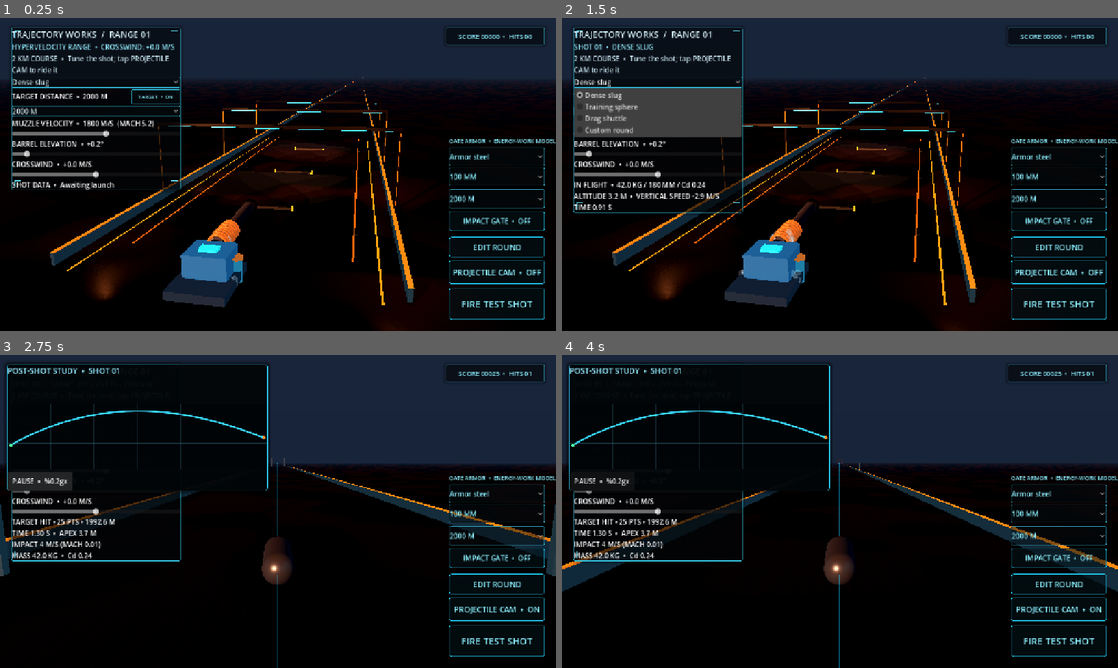
Above: before the commit, frames 1-4 (two rows, left to right).
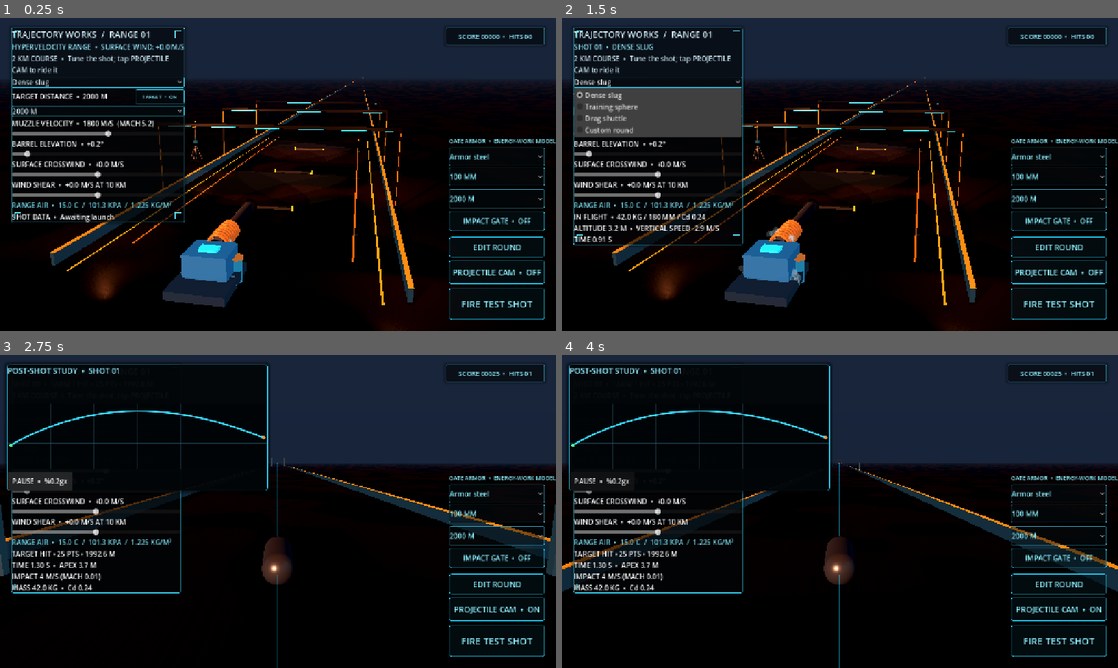
Above: after the commit, the same moments.

Repository: tpylman90-ctrl/Trajectory-Works
Game: Godot game, scene res://scenes/range.tscn
Two runs of this game, one before a commit and one after it. Both use one fixed random seed, a clock stepped at 60 frames per second and the inputs below.
Inputs:
- Up to frame 1 (0.25 s): no input
- Up to frame 2 (1.5 s): click "FIRE TEST SHOT" at 0.5 s; click "Dense slug" at 1.25 s
- Up to frame 3 (2.75 s): click "REPLAY • 0.25×" at 2 s
- Up to frame 4 (4 s): click "TARGET • ON" at 2.75 s; click "2000 M" at 3.5 s

The runs differ from the first frame. In frame 1, 2.5% of the frame differs, in the area x 2-43%, y 2-87%; in frame 2, 2.8%, in the area x 2-43%, y 32-86%; in frame 3, 2.4%; in frame 4, 2.6%.
Error before the commit: unsupported format character in operator '%'. (res://scripts/range.gd:788)
Error after the commit: unsupported format character in operator '%'. (res://scripts/range.gd:875)

Commit message:
Add wind shear and cannon firing response

Diff:
--- a/scripts/range.gd
+++ b/scripts/range.gd
@@ -69,6 +69,9 @@
 var speed_slider: HSlider
 var elevation_slider: HSlider
 var wind_slider: HSlider
+var wind_shear_slider: HSlider
+var wind_shear_value_label: Label
+var environment_readout_label: Label
 var target_distance_picker: OptionButton
 var target_distance_label: Label
 var target_toggle_button: Button
@@ -103,6 +106,10 @@
 var active_shots: Dictionary = {}
 var barrel_pivot: Node3D
 var barrel_pivot_base_rotation := Vector3.ZERO
+var barrel_pivot_home_position := Vector3.ZERO
+var cannon_muzzle_particles: GPUParticles3D
+var cannon_muzzle_light: OmniLight3D
+var cannon_recoil_tween: Tween
 var ground_visual: MeshInstance3D
 var ground_mesh: PlaneMesh
 var ground_render_size := 100000.0
@@ -202,6 +209,7 @@
 	_add_ambient_steam()
 	_build_range()
 	_build_range_details()
+	_build_weather_station()
 	_build_range_assets()
 	current_projectile = PROJECTILE_TYPES[0].duplicate(true)
 	_load_saved_round()
@@ -340,6 +348,7 @@
 			barrel_pivot = imported.find_child("ElevationPivot", true, false) as Node3D
 			if is_instance_valid(barrel_pivot):
 				barrel_pivot_base_rotation = barrel_pivot.rotation
+				barrel_pivot_home_position = barrel_pivot.position
 				barrel_pivot.set_meta("muzzle_offset", -7.24)
 			var mesh_points: Array[Vector3] = []
 			_collect_mesh_points(imported, Transform3D.IDENTITY, mesh_points)
@@ -354,6 +363,7 @@
 				var looks_like_cannon := bounds.size.x > 1.5 and bounds.size.x < 4.0 and bounds.size.y > 0.9 and bounds.size.y < 3.2 and bounds.size.z > 6.0 and bounds.size.z < 10.0 and bounds.position.z < -5.5
 				if looks_like_cannon:
 					print("Using Blender cannon; imported bounds: ", bounds)
+					_build_cannon_fire_effect()
 					return
 			push_warning("Blender cannon orientation/scale is invalid; using the built-in cannon model. Imported bounds: %s" % str(_bounds_from_points(mesh_points)))
 			imported.queue_free()
@@ -370,6 +380,7 @@
 	barrel_pivot = Node3D.new()
 	barrel_pivot.name = "ElevationPivot"
 	barrel_pivot.position = Vector3(0.0, 1.47, 0.18)
+	barrel_pivot_home_position = barrel_pivot.position
 	barrel_pivot.set_meta("muzzle_offset", -7.16)
 	barrel_pivot_base_rotation = Vector3.ZERO
 	cannon.add_child(barrel_pivot)
@@ -388,6 +399,82 @@
 		_add_pipe(cannon, Vector3(side * 1.12, 0.45, -0.15), Vector3(side * 0.92, 0.78, -1.35), 0.075, Color(0.78, 0.39, 0.17))
 	_add_box(cannon, Vector3(0.0, 1.70, 0.12), Vector3(0.90, 0.16, 0.62), Color(0.12, 0.82, 0.95), 0.08, 0.24)
 	_add_box(cannon, Vector3(0.0, 0.30, -2.1), Vector3(1.15, 0.42, 1.0), Color(0.16, 0.21, 0.24), 0.14, 0.68)
+	_build_cannon_fire_effect()
+
+
+func _build_cannon_fire_effect() -> void:
+	if not is_instance_valid(barrel_pivot):
+		return
+	var muzzle_offset := float(barrel_pivot.get_meta("muzzle_offset", -7.16))
+	cannon_muzzle_particles = GPUParticles3D.new()
+	cannon_muzzle_particles.name = "Compressed gas muzzle plume"
+	cannon_muzzle_particles.position = Vector3(0.0, 0.0, muzzle_offset - 0.08)
+	cannon_muzzle_particles.amount = 56
+	cannon_muzzle_particles.lifetime = 0.42
+	cannon_muzzle_particles.one_shot = true
+	cannon_muzzle_particles.explosiveness = 0.96
+	cannon_muzzle_particles.randomness = 0.32
+	cannon_muzzle_particles.emitting = false
+	cannon_muzzle_particles.local_coords = false
+	cannon_muzzle_particles.visibility_aabb = AABB(Vector3(-16.0, -8.0, muzzle_offset - 22.0), Vector3(32.0, 16.0, 24.0))
+	var gas := ParticleProcessMaterial.new()
+	gas.direction = Vector3(0.0, 0.0, -1.0)
+	gas.spread = 20.0
+	gas.initial_velocity_min = 14.0
+	gas.initial_velocity_max = 34.0
+	gas.gravity = Vector3(0.0, -2.2, 0.0)
+	gas.damping_min = 7.0
+	gas.damping_max = 14.0
+	gas.scale_min = 0.07
+	gas.scale_max = 0.26
+	gas.emission_shape = ParticleProcessMaterial.EMISSION_SHAPE_SPHERE
+	gas.emission_sphere_radius = 0.18
+	var plume_fade := Gradient.new()
+	plume_fade.offsets = PackedFloat32Array([0.0, 0.14, 0.55, 1.0])
+	plume_fade.colors = PackedColorArray([Color(1.0, 0.66, 0.32, 0.80), Color(0.82, 0.87, 0.88, 0.44), Color(0.49, 0.60, 0.67, 0.16), Color(0.36, 0.45, 0.52, 0.0)])
+	var plume_ramp := GradientTexture1D.new()
+	plume_ramp.gradient = plume_fade
+	gas.color_ramp = plume_ramp
+	cannon_muzzle_particles.process_material = gas
+	var gas_puff := SphereMesh.new()
+	gas_puff.radius = 0.22
+	gas_puff.height = 0.44
+	gas_puff.radial_segments = 8
+	gas_puff.rings = 4
+	var gas_material := StandardMaterial3D.new()
+	gas_material.albedo_color = Color.WHITE
+	gas_material.vertex_color_use_as_albedo = true
+	gas_material.transparency = BaseMaterial3D.TRANSPARENCY_ALPHA
+	gas_material.shading_mode = BaseMaterial3D.SHADING_MODE_UNSHADED
+	gas_material.billboard_mode = BaseMaterial3D.BILLBOARD_ENABLED
+	gas_material.roughness = 1.0
+	gas_puff.material = gas_material
+	cannon_muzzle_particles.draw_pass_1 = gas_puff
+	barrel_pivot.add_child(cannon_muzzle_particles)
+	cannon_muzzle_light = OmniLight3D.new()
+	cannon_muzzle_light.name = "Muzzle flash light"
+	cannon_muzzle_light.position = cannon_muzzle_particles.position
+	cannon_muzzle_light.light_color = Color(1.0, 0.52, 0.22)
+	cannon_muzzle_light.light_energy = 0.0
+	cannon_muzzle_light.omni_range = 18.0
+	cannon_muzzle_light.shadow_enabled = false
+	barrel_pivot.add_child(cannon_muzzle_light)
+
+
+func _play_cannon_fire_effect() -> void:
+	if is_instance_valid(cannon_recoil_tween):
+		cannon_recoil_tween.kill()
+	if is_instance_valid(barrel_pivot):
+		cannon_recoil_tween = create_tween()
+		cannon_recoil_tween.tween_property(barrel_pivot, "position", barrel_pivot_home_position + Vector3(0.0, 0.0, 0.34), 0.055).set_trans(Tween.TRANS_QUAD).set_ease(Tween.EASE_OUT)
+		cannon_recoil_tween.tween_property(barrel_pivot, "position", barrel_pivot_home_position, 0.46).set_trans(Tween.TRANS_SPRING).set_ease(Tween.EASE_OUT)
+	if is_instance_valid(cannon_muzzle_particles):
+		cannon_muzzle_particles.restart()
+		cannon_muzzle_particles.emitting = true
+	if is_instance_valid(cannon_muzzle_light):
+		cannon_muzzle_light.light_energy = 7.5
+		var flash_fade := create_tween()
+		flash_fade.tween_property(cannon_muzzle_light, "light_energy", 0.0, 0.14).set_trans(Tween.TRANS_EXPO).set_ease(Tween.EASE_OUT)
 
 
 func _collect_mesh_points(node: Node3D, parent_transform: Transform3D, points: Array[Vector3]) -> void:
@@ -1213,6 +1300,20 @@
 	wind_slider.value = 0.0
 	wind_slider.value_changed.connect(_on_wind_changed)
 	stack.add_child(wind_slider)
+	wind_shear_value_label = Label.new()
+	stack.add_child(wind_shear_value_label)
+	wind_shear_slider = HSlider.new()
+	wind_shear_slider.min_value = -10.0
+	wind_shear_slider.max_value = 10.0
+	wind_shear_slider.step = 0.25
+	wind_shear_slider.value = 0.0
+	wind_shear_slider.value_changed.connect(_on_wind_shear_changed)
+	stack.add_child(wind_shear_slider)
+	_on_wind_shear_changed(wind_shear_slider.value)
+	environment_readout_label = Label.new()
+	environment_readout_label.add_theme_color_override("font_color", Color(0.45, 0.82, 0.88))
+	stack.add_child(environment_readout_label)
+	_update_environment_readout()
 	analysis_label = Label.new()
 	analysis_label.text = "SHOT DATA  •  Awaiting launch"
 	analysis_label.autowrap_mode = TextServer.AUTOWRAP_WORD_SMART
@@ -2384,9 +2485,49 @@
 
 func _on_wind_changed(value: float) -> void:
 	if is_instance_valid(wind_value_label):
-		wind_value_label.text = "CROSSWIND  •  %+0.1f M/S" % value
+		wind_value_label.text = "SURFACE CROSSWIND  •  %+0.1f M/S" % value
 	if is_instance_valid(status_label):
-		status_label.text = "HYPERVELOCITY RANGE  •  CROSSWIND: %+0.1f M/S" % value
+		status_label.text = "HYPERVELOCITY RANGE  •  SURFACE WIND: %+0.1f M/S" % value
+
+
+func _on_wind_shear_changed(value: float) -> void:
+	if is_instance_valid(wind_shear_value_label):
+		wind_shear_value_label.text = "WIND SHEAR  •  %+0.1f M/S AT 10 KM" % value
+
+
+func _update_environment_readout() -> void:
+	if not is_instance_valid(environment_readout_label):
+		return
+	var state: Dictionary = _atmosphere_state(0.0)
+	environment_readout_label.text = "RANGE AIR  •  %0.1f C  /  %0.1f KPA  /  %0.3f KG/M³" % [float(state.temperature) - 273.15, float(state.pressure) / 1000.0, float(state.density)]
+
+
+func _build_weather_station() -> void:
+	var station := Node3D.new()
+	station.name = "Surface weather instrumentation"
+	station.position = Vector3(-12.5, 0.0, -28.0)
+	add_child(station)
+	_add_box(station, Vector3(0.0, 0.10, 0.0), Vector3(1.25, 0.20, 1.15), Color(0.07, 0.11, 0.14), 0.70, 0.46)
+	_add_cylinder(station, Vector3(0.0, 2.1, 0.0), 0.065, 4.0, Color(0.42, 0.51, 0.53), 0.72, 0.42)
+	_add_pipe(station, Vector3(-0.7, 0.35, 0.0), Vector3(0.0, 2.0, 0.0), 0.045, Color(0.56, 0.62, 0.62))
+	_add_pipe(station, Vector3(0.7, 0.35, 0.0), Vector3(0.0, 2.0, 0.0), 0.045, Color(0.56, 0.62, 0.62))
+	_add_pipe(station, Vector3(0.0, 0.35, 0.7), Vector3(0.0, 2.0, 0.0), 0.045, Color(0.56, 0.62, 0.62))
+	_add_box(station, Vector3(0.0, 2.35, 0.0), Vector3(0.48, 0.42, 0.34), Color(0.08, 0.22, 0.27), 0.62, 0.38)
+	_add_box(station, Vector3(0.0, 2.37, -0.19), Vector3(0.30, 0.23, 0.025), Color(0.08, 0.70, 0.82), 0.20, 0.24)
+	_add_cylinder(station, Vector3(0.0, 4.12, 0.0), 0.07, 0.24, Color(0.72, 0.42, 0.16), 0.68, 0.34)
+	_add_pipe(station, Vector3(-0.56, 4.15, 0.0), Vector3(0.56, 4.15, 0.0), 0.025, Color(0.72, 0.42, 0.16))
+	_add_pipe(station, Vector3(0.0, 4.15, -0.56), Vector3(0.0, 4.15, 0.56), 0.025, Color(0.72, 0.42, 0.16))
+	for cup in [Vector3(-0.48, 4.15, 0.0), Vector3(0.24, 4.15, -0.42), Vector3(0.24, 4.15, 0.42)]:
+		_add_cylinder(station, cup, 0.10, 0.07, Color(0.78, 0.82, 0.79), 0.72, 0.28)
+	_add_pipe(station, Vector3(0.0, 4.28, 0.0), Vector3(0.0, 4.60, 0.0), 0.025, Color(0.74, 0.49, 0.18))
+	_add_box(station, Vector3(0.0, 4.64, -0.16), Vector3(0.12, 0.36, 0.05), Color(0.90, 0.41, 0.12), 0.45, 0.38)
+	var station_light := OmniLight3D.new()
+	station_light.position = Vector3(0.0, 2.5, -0.28)
+	station_light.light_color = Color(0.12, 0.76, 0.92)
+	station_light.light_energy = 0.45
+	station_light.omni_range = 3.5
+	station_light.shadow_enabled = false
+	station.add_child(station_light)
 
 
 func _unhandled_input(event: InputEvent) -> void:
@@ -2511,10 +2652,12 @@
 		followed_projectile = projectile
 	projectile.set_meta("design", design)
 	projectile.set_meta("wind_x", wind_slider.value)
+	projectile.set_meta("wind_shear_10km", wind_shear_slider.value)
 	var initial_atmosphere := _atmosphere_state(projectile.global_position.y)
 	var initial_spin := absf(projectile.angular_velocity.dot(-projectile.global_transform.basis.z.normalized())) * 60.0 / TAU
 	var initial_sample := {"time": 0.0, "position": projectile.global_position, "rotation": projectile.global_transform.ba …(284 unchanged characters)…
-	active_shots[projectile.get_instance_id()] = {"body": proje …(213 unchanged characters)… ectile.global_position, "design": design}
+	active_shots[projectile.get_instance_id()] = {"body": proje …(213 unchanged characters)… ectile.global_position, "design": design, "surface_crosswind": wind_slider.value, "wind_shear_10km": wind_shear_slider.value}
+	_play_cannon_fire_effect()
 	analysis_label.text = "IN FLIGHT  •  %0.1f KG / %0.0f MM / Cd %0.2f" % [design.mass, design.diameter * 1000.0, design.cd]
 	# Shots remain active until impact; the long failsafe only cleans up runaway bodies.
 
@@ -2645,6 +2788,11 @@
 	return AIR_GRAVITY * radius_ratio * radius_ratio
 
 
+func _wind_at_altitude(surface_crosswind: float, shear_at_10km: float, altitude: float) -> float:
+	var profile_fraction := clampf(maxf(altitude, 0.0) / 10000.0, 0.0, 1.0)
+	return surface_crosswind + shear_at_10km * profile_fraction
+
+
 func _dynamic_pressure(density: float, speed: float) -> float:
 	return 0.5 * maxf(density, 0.0) * speed * speed
 
@@ -2678,7 +2826,8 @@
 		var base_wind := float(projectile.get_meta("wind_x"))
 		# The range wind control is a steady crosswind so test shots remain repeatable.
 		# Variable gusts need a player-controlled turbulence setting before being added.
-		var wind_at_round := base_wind
+		var wind_shear_10km := float(projectile.get_meta("wind_shear_10km", 0.0))
+		var wind_at_round := _wind_at_altitude(base_wind, wind_shear_10km, altitude)
 		var relative_air_velocity := velocity - Vector3(wind_at_round, 0.0, 0.0)
 		var speed := relative_air_velocity.length()
 		if speed > 0.01:
